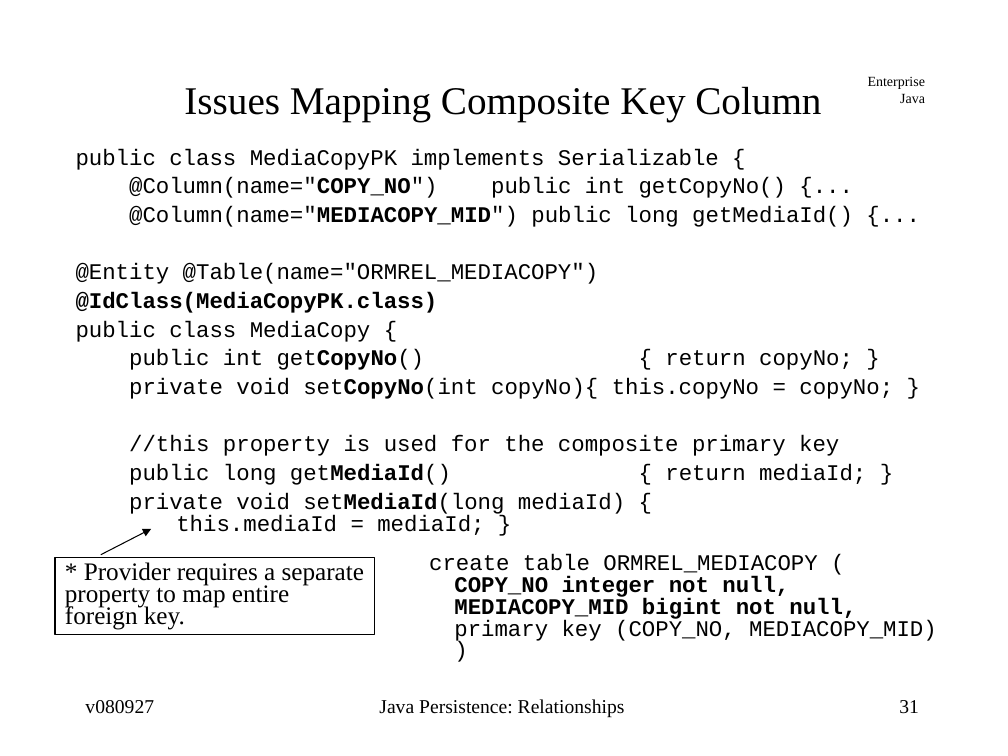
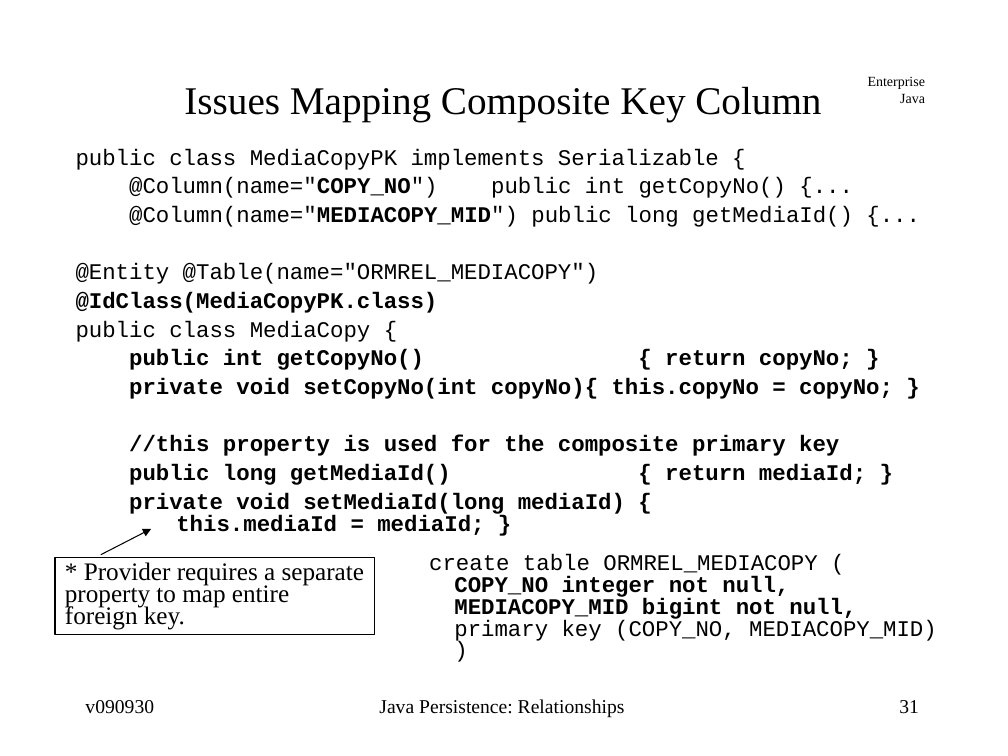
Before and after one commit to jcstaff/ejava-javaee, a slide deck: slide 31 of ormRelations/src/site/resources/lectures/ormRelations.ppt. Drawn at 1008x756 pixels with LibreOffice and Linux fonts; fonts in the diff are those of the drawing. Boxes give left, top, right and bottom in pixels: in the first picture for what was removed or moved away, otherwise in the second. Text is boxed around its words. In the diff, an @@ line names an element or a change of style, - is before the commit and + after.

```diff
--- a/ormRelations/src/site/resources/lectures/ormRelations.ppt
+++ b/ormRelations/src/site/resources/lectures/ormRelations.ppt
@@ text at bbox=[129, 349, 893, 535]: bold on in "public int getCopyNo() { return copyNo; }", "private void setCopyNo(int copyNo){ this.copyNo = copyNo; ...", "//this property is used for the composite ...", "public long getMediaId() { return mediaId; }" and 2 more places @@
@@ text at bbox=[85, 700, 154, 714]: text changed @@
-v080927
+v090930
```
Also in this commit, not shown: 67 other slides changed.
